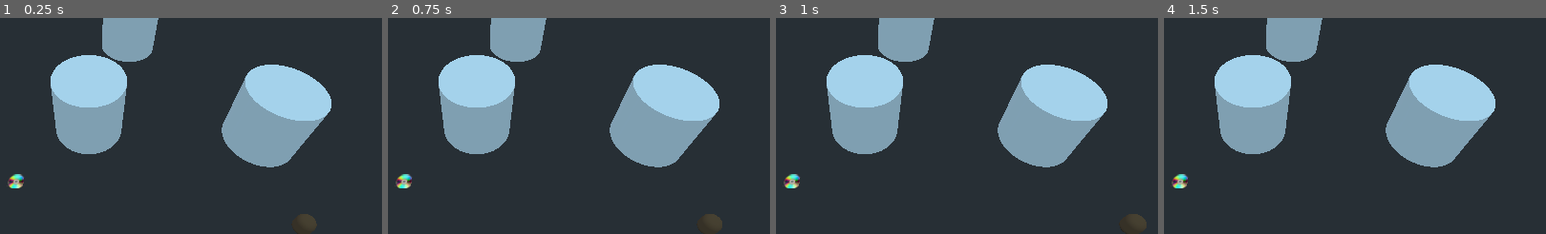
Above: before the commit, frames 1-4 (left to right).
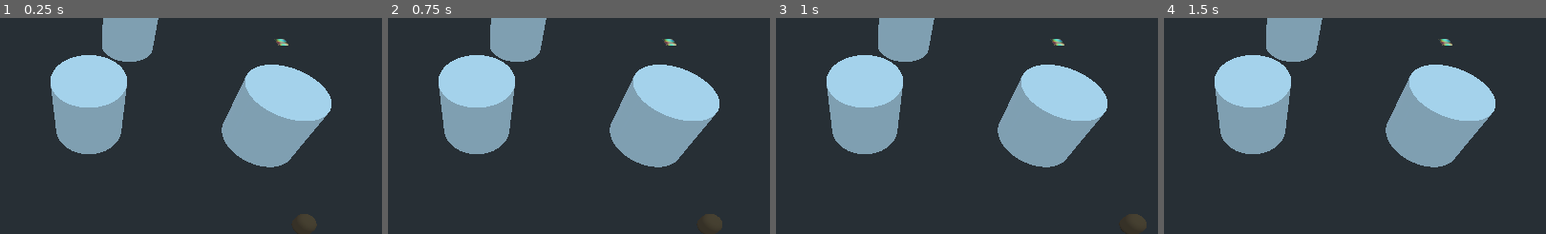
Above: after the commit, the same moments.

Repository: bmolyneaux/GGJ2020
Game: Godot game, scene res://Level/Jez Test Town.tscn
Two runs of this game, one before a commit and one after it. Both use one fixed random seed, a clock stepped at 60 frames per second and the inputs below. This scene is started directly instead of the project's main scene.
Inputs:
- Up to frame 1 (0.25 s): no input
- Up to frame 2 (0.75 s): tap Enter at 0.5 s; hold D from 0.53 s (still down)
- Up to frame 3 (1 s): keep holding D; tap Space at 0.77 s
- Up to frame 4 (1.5 s): tap Space at 1.25 s; release D at 1.28 s; hold S from 1.28 s (still down)
The pictures show only the part of the screen within x 38-88%, y 34-84%; the shares and areas given below are measured in that part.

The runs differ from the first frame. In frame 1, 0.3% of the frame differs, in the area x 2-76%, y 9-79%; in frame 2, 0.3%; in frame 3, 0.3%; in frame 4, 0.3%.

Commit message:
Add a CD that can be collected

Diff:
--- /dev/null
+++ b/Collectables/Collectable.gd
@@ -0,0 +1,7 @@
+extends Spatial
+
+var collected = false
+
+func collect():
+	collected = true
+	queue_free()
--- a/Collectables/Collectable.tscn
+++ b/Collectables/Collectable.tscn
@@ -1,9 +1,22 @@
-[gd_scene load_steps=2 format=2]
+[gd_scene load_steps=4 format=2]
 
 [ext_resource path="res://Collectables/220px-CD-ROM.png" type="Texture" id=1]
+[ext_resource path="res://Collectables/Collectable.gd" type="Script" id=2]
 
-[node name="CD" type="Spatial"]
+[sub_resource type="CylinderShape" id=1]
+radius = 0.253088
+height = 0.061715
+
+[node name="CD" type="Spatial" groups=[
+"Collectable",
+]]
+script = ExtResource( 2 )
 
 [node name="Sprite3D" type="Sprite3D" parent="."]
 transform = Transform( 0.190345, 0, 0, 0, -3.10111e-08, 0.190345, 0, -0.190345, -3.10111e-08, 0, 0, 0 )
 texture = ExtResource( 1 )
+
+[node name="KinematicBody" type="KinematicBody" parent="."]
+
+[node name="CollisionShape" type="CollisionShape" parent="KinematicBody"]
+shape = SubResource( 1 )
--- a/Level/Jez Test Town.tscn
+++ b/Level/Jez Test Town.tscn
@@ -29,7 +29,7 @@
 script = ExtResource( 4 )
 
 [node name="CD" parent="." instance=ExtResource( 5 )]
-transform = Transform( 1, 0, 0, 0, 1, 0, 0, 0, 1, -1.94015, 0, 1.84721 )
+transform = Transform( 1, 0, 0, 0, 1, 0, 0, 0, 1, 7.71771, -0.0174866, -4.30684 )
 
 [node name="Game Manager" type="Node" parent="."]
 script = ExtResource( 3 )
--- a/Repairer/repairer.gd
+++ b/Repairer/repairer.gd
@@ -5,6 +5,7 @@
 export var max_speed := 200
 var speed := Vector2(0, 0)
 var input : Vector2
+var numCollected := 0
 
 func _physics_process(delta):
 	var desired_speed = input * max_speed
@@ -15,13 +16,23 @@
 
 	move_and_slide(movement, Vector3(0, 1, 0))
 
+	# Look for cool CD-ROMs
+	var bodies = $Area.get_overlapping_bodies()
+	for body in bodies:
+		var collectable = body.get_parent()
+		if not collectable.is_in_group("Collectable"):
+			continue
+		if collectable.collected:
+			continue
+		collectable.collect()
+		numCollected += 1
+
 func set_input(value : Vector2):
 	input = value
 
 func _unhandled_key_input(event):
 	if event.pressed and event.scancode == KEY_SPACE:
 		repair()
-
 
 func repair():
 	var bodies = $Area.get_overlapping_bodies()
